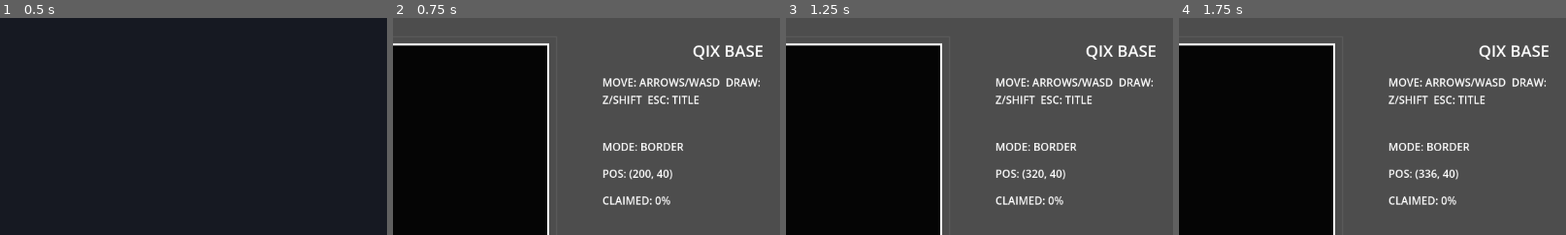
Above: before the commit, frames 1-4 (left to right).
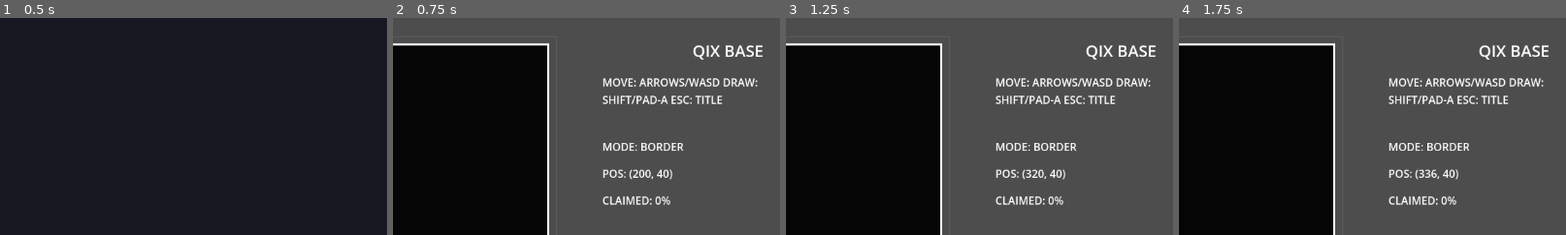
Above: after the commit, the same moments.

Repository: goenc/qix-project
Game: Godot game, scene res://scenes/title_main.tscn
Same seed, same stepped clock (60 frames per second), same inputs: the game is played once before the commit and once after it.
Inputs (mouse positions are % of the whole screen's width and height, from its top left):
- Up to frame 1 (0.5 s): no input
- Up to frame 2 (0.75 s): tap Enter (ui_accept) at 0.5 s; move the mouse to (72, 45) at 0.52 s; hold Right (move_right) from 0.53 s (still down); tap Shift at 0.6 s; click (72, 45) at 0.67 s
- Up to frame 3 (1.25 s): keep holding Right (move_right); tap Enter (ui_accept) at 0.77 s
- Up to frame 4 (1.75 s): move the mouse to (30, 55) at 1.27 s; release Right (move_right) at 1.28 s; hold Down (move_down) from 1.28 s (still down); tap Shift (qix_draw) at 1.35 s; tap Enter (ui_accept) at 1.52 s
The pictures show only the part of the screen within x 50-100%, y 0-50%; the shares and areas given below are measured in that part.

Frame 1 is identical in both runs. In frame 2, 1.1% of the frame differs, in the area x 54-95%, y 27-40%; in frame 3, 1.1%; in frame 4, 1.1%.

Commit message:
qix_draw のパッド入力案内を追加
・qix_draw を Shift と PAD-A の両対応に変更
・HelpLabel の DRAW 表示を SHIFT/PAD-A に更新
・tools/run.ps1 で Godot の起動を確認

Diff:
--- a/scenes/base_main.tscn
+++ b/scenes/base_main.tscn
@@ -35,7 +35,7 @@
 offset_right = -24.0
 offset_bottom = 144.0
 autowrap_mode = 3
-text = "MOVE: ARROWS/WASD  DRAW: Z/SHIFT  ESC: TITLE"
+text = "MOVE: ARROWS/WASD DRAW: SHIFT/PAD-A ESC: TITLE"
 
 [node name="StateLabel" type="Label" parent="Ui/Root"]
 anchor_left = 1.0
--- a/scripts/game/base_main.gd
+++ b/scripts/game/base_main.gd
@@ -78,7 +78,7 @@
 	_ensure_action("move_right", [_key_event(KEY_RIGHT), _key_event(KEY_D), _joypad_button(JOY_BUTTON_DPAD_RIGHT)])
 	_ensure_action("move_up", [_key_event(KEY_UP), _key_event(KEY_W), _joypad_button(JOY_BUTTON_DPAD_UP)])
 	_ensure_action("move_down", [_key_event(KEY_DOWN), _key_event(KEY_S), _joypad_button(JOY_BUTTON_DPAD_DOWN)])
-	_replace_action_events("qix_draw", [_key_event(KEY_SHIFT)])
+	_replace_action_events("qix_draw", [_key_event(KEY_SHIFT), _joypad_button(JOY_BUTTON_A)])
 	_ensure_action("ui_cancel", [_key_event(KEY_ESCAPE), _joypad_button(JOY_BUTTON_B), _joypad_button(JOY_BUTTON_BACK)])
 	_ensure_action("pause", [_key_event(KEY_P), _joypad_button(JOY_BUTTON_START)])
 
Not shown, changed: runtime/commit_details.md
Not shown, changed: runtime/commit_message.md
